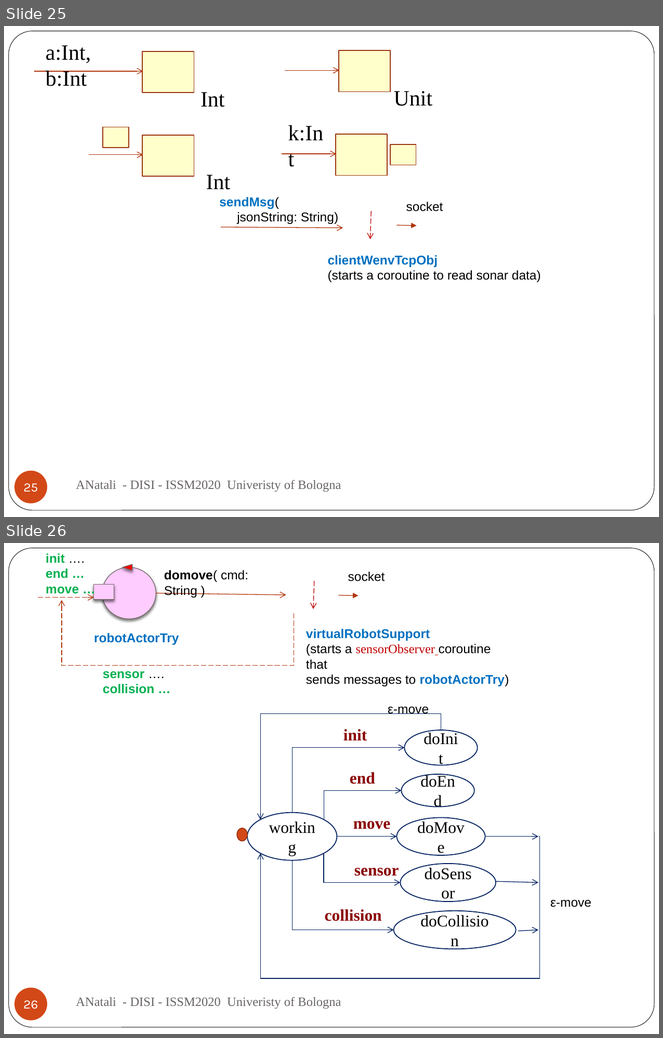
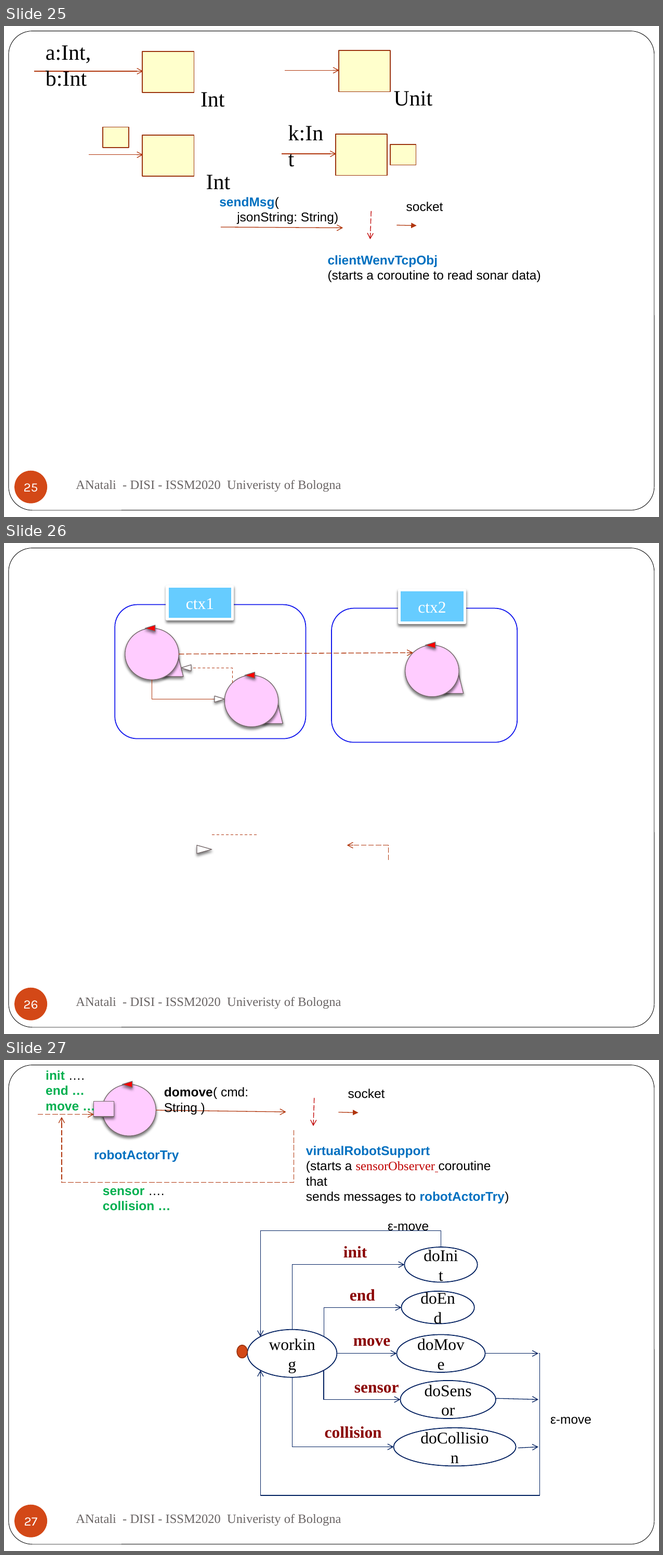
Before and after one commit to anatali/iss2020LabBo, a slide deck: it.unibo.issLabStart/userDocs/ISSM2020.pptx. Shown one above the other, each under a label of ours: slides 25 and 26 before the commit, slides 25, 26 and 27 after it. The pictures are 663x1038 and 663x1555 pixels, drawn with LibreOffice and Linux fonts; fonts in the diff are those of the drawing; background and template pictures are left out. Boxes give left, top, right and bottom in pixels: in the first picture for what was removed or moved away, otherwise in the second. Text is boxed around its words. In the diff, an @@ line names an element or a change of style, - is before the commit and + after.

```diff
--- a/it.unibo.issLabStart/userDocs/ISSM2020.pptx
+++ b/it.unibo.issLabStart/userDocs/ISSM2020.pptx
@@ slide 26 added at box(4, 543, 659, 1034), background #FFFFFF; not listed: 1 template element that a slide beside it also shows @@
@@ rectangle added at box(167, 587, 233, 619), fill #66CCFF, outline #FFFFFF 3 pt, 18 pt, text #FFFFFF @@
+ctx1
@@ rounded rectangle added at box(115, 604, 306, 739), fill #FFFFFF, outline #1318ED 1 pt @@
@@ rectangle added at box(400, 590, 465, 623), fill #66CCFF, outline #FFFFFF 3 pt, 18 pt, text #FFFFFF @@
+ctx2
@@ rounded rectangle added at box(332, 609, 517, 743), fill #FFFFFF, outline #1318ED 1 pt @@
@@ ellipse added at box(125, 628, 179, 680), fill #FFCCFF, outline #75696A 0.75 pt @@
@@ triangle added at box(145, 626, 155, 631), fill #FF0000, outline #75696A 0.75 pt @@
@@ ellipse added at box(405, 645, 460, 697), fill #FFCCFF, outline #75696A 0.75 pt @@
@@ triangle added at box(425, 642, 435, 648), fill #FF0000, outline #75696A 0.75 pt @@
@@ parallelogram added at box(158, 656, 183, 677), fill #FFCCFF, outline #75696A 0.75 pt @@
@@ arrow added from (179, 654) to (414, 653), #B1360B 0.75 pt dashed @@
@@ triangle added at box(181, 665, 191, 671), fill #FFFFFF, outline #75696A 0.75 pt @@
@@ elbow line added from (152, 680) to (225, 699), #B1360B 0.75 pt @@
@@ elbow line added from (233, 683) to (191, 668), #B1360B 0.75 pt dashed @@
@@ ellipse added at box(225, 676, 279, 727), fill #FFCCFF, outline #75696A 0.75 pt @@
@@ triangle added at box(244, 672, 254, 678), fill #FF0000, outline #75696A 0.75 pt @@
@@ parallelogram added at box(438, 672, 463, 694), fill #FFCCFF, outline #75696A 0.75 pt @@
@@ triangle added at box(214, 696, 224, 702), fill #FFFFFF, outline #75696A 0.75 pt @@
@@ parallelogram added at box(258, 703, 283, 724), fill #FFCCFF, outline #75696A 0.75 pt @@
@@ line added from (211, 835) to (258, 835), #B1360B 0.75 pt dashed @@
@@ triangle added at box(196, 846, 211, 854), fill #FFFFFF, outline #75696A 0.75 pt @@
@@ elbow arrow added from (389, 861) to (347, 846), #B1360B 0.75 pt dashed @@
@@ page number added at box(14, 988, 47, 1021), fill #D34817, 14 pt, text #FFFFFF @@
+26
@@ text added at box(76, 997, 341, 1009), 14 pt, text #696464 @@
+ANatali - DISI - ISSM2020 Univeristy of Bologna
@@ what was slide 26 is now slide 27 @@
@@ page number at box(24, 1518, 38, 1526): text changed @@
-26
+27
```
Also in this commit, not shown: 3 slides changed, 22 other files.
